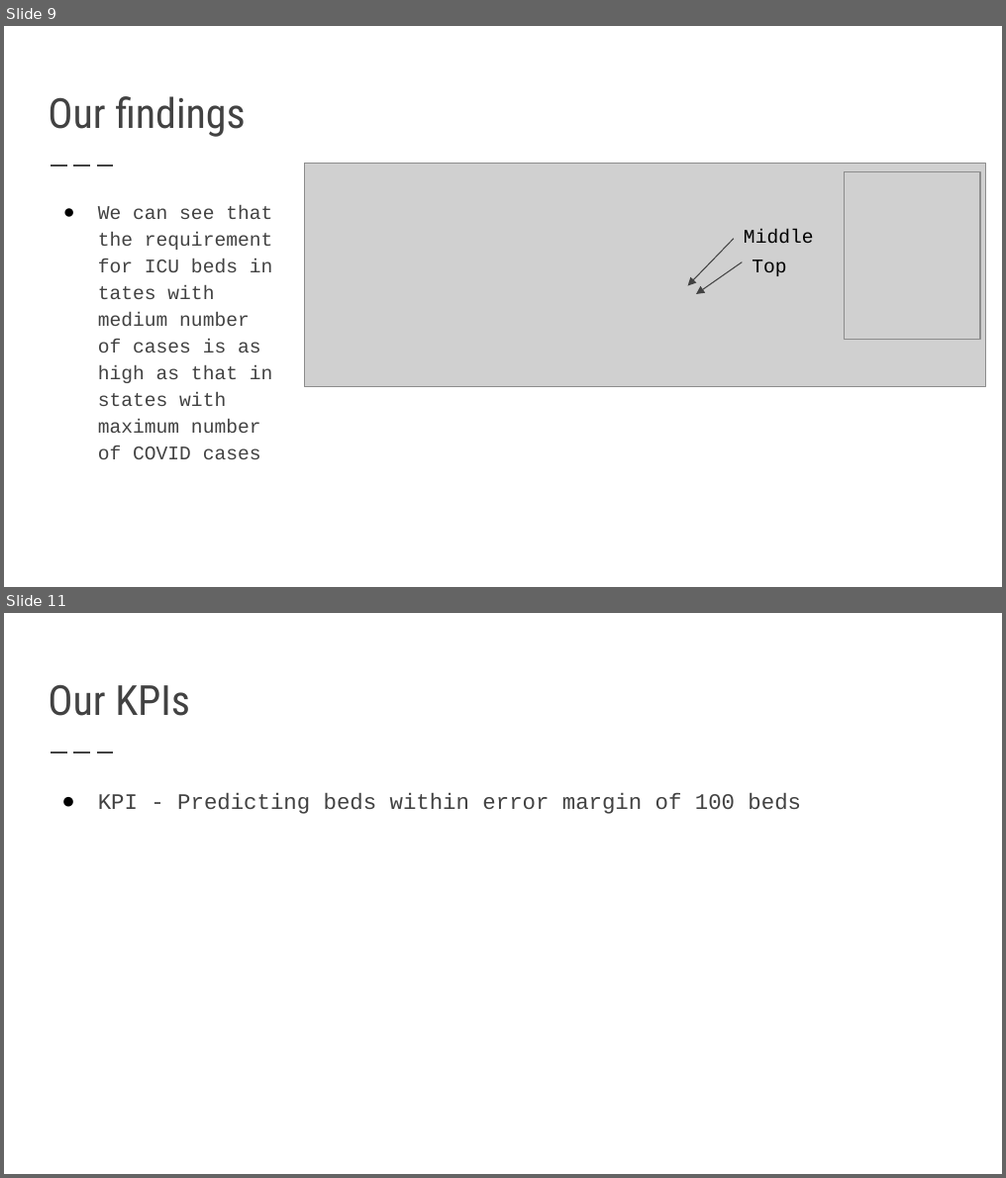
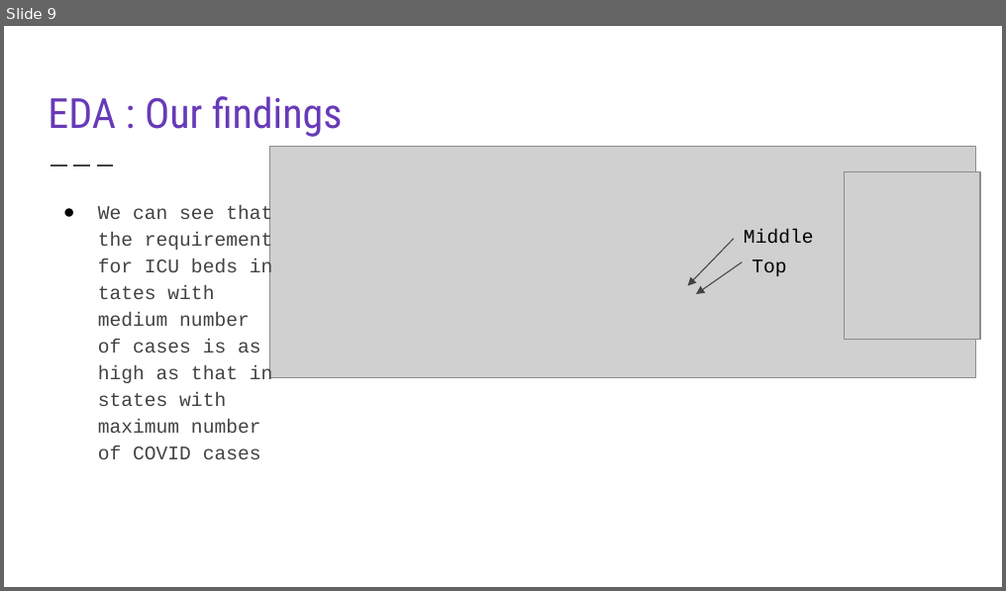
Before and after one commit to VardhiniM/COVID-19-Hackathon, a slide deck: Order of Phoenix.pptx. Shown one above the other, each under a label of ours: slides 9 and 11 before the commit, slide 9 after it; the slides between them are not shown. The pictures are 1006x1178 and 1006x591 pixels, drawn with LibreOffice and Linux fonts; fonts in the diff are those of the drawing; grey boxes stand for pictures. Boxes give left, top, right and bottom in pixels: in the first picture for what was removed or moved away, otherwise in the second. Text is boxed around its words. In the diff, an @@ line names an element or a change of style, - is before the commit and + after.

```diff
--- a/Order of Phoenix.pptx
+++ b/Order of Phoenix.pptx
@@ slide 11 removed at box(4, 613, 1002, 1174), background #FFFFFF; not listed: 1 template element that a slide beside it also shows @@
@@ title removed at box(48, 684, 190, 716) @@
-Our KPIs
@@ text removed at box(98, 793, 801, 814) @@
-● KPI - Predicting beds within error margin of 100 beds
@@ slide 9 changed as well @@
@@ title at box(48, 96, 342, 137): text changed; text colour #424242 to #673AB7 @@
-Our findings
+EDA : Our findings
@@ picture: place and size @@
-picture at box(304, 164, 986, 387)
+picture at box(270, 147, 977, 378)
```
Also in this commit, not shown: 10 other slides changed, 1 slide added, 1 other slide removed.
